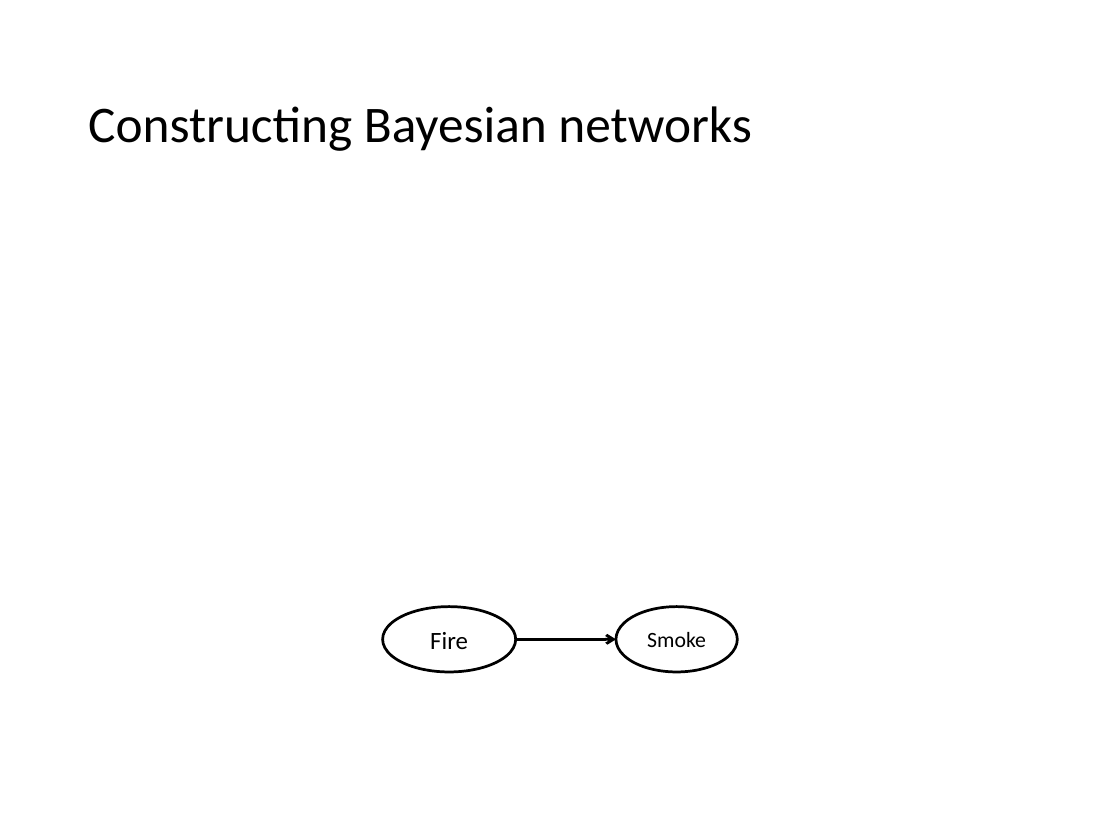
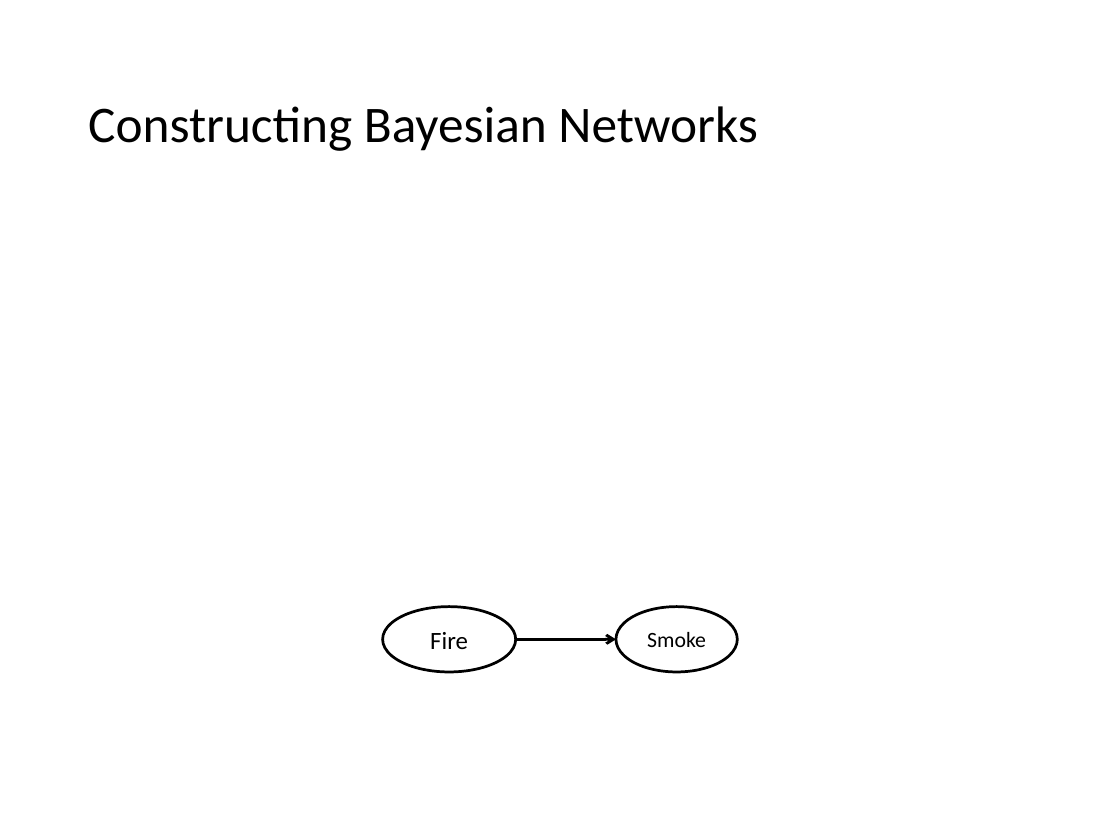
Before and after one commit to mhahsler/CS7320-AI, a slide deck: slide 18 of slides/13_bayes_nets.pptx. Drawn at 1120x840 pixels with LibreOffice and Linux fonts; fonts in the diff are those of the drawing; grey boxes stand for pictures. Boxes give left, top, right and bottom in pixels: in the first picture for what was removed or moved away, otherwise in the second. Text is boxed around its words. In the diff, an @@ line names an element or a change of style, - is before the commit and + after.

```diff
--- a/slides/13_bayes_nets.pptx
+++ b/slides/13_bayes_nets.pptx
@@ title at (88,106,758,151): text changed @@
-Constructing Bayesian networks
+Constructing Bayesian Networks
```
Also in this commit, not shown: 27 other slides changed, 3 other files.
